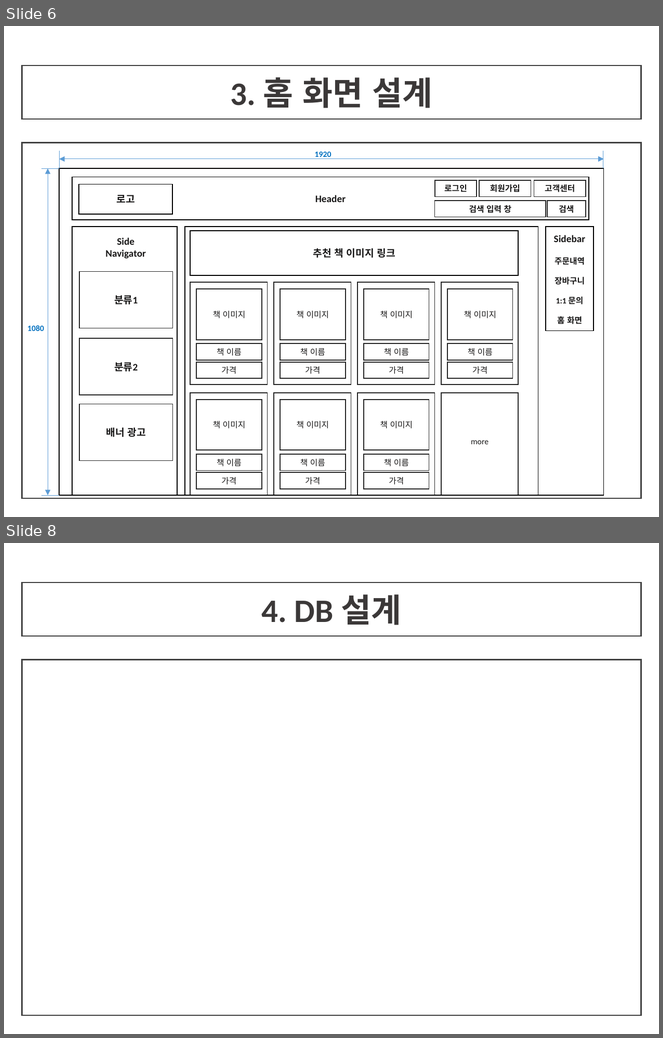
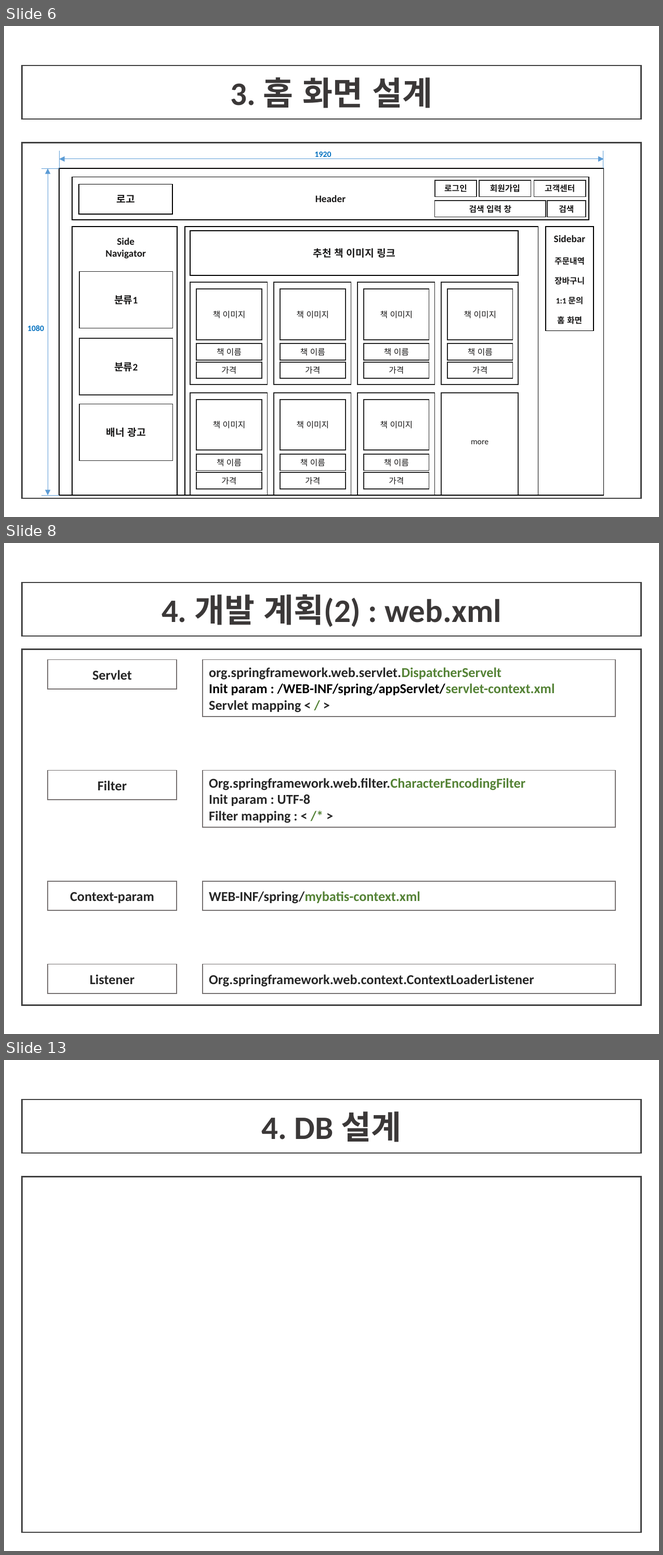
Before and after one commit to himediaai/DongGyun, a slide deck: 기획안.pptx. Shown one above the other, each under a label of ours: slides 6 and 8 before the commit, slides 6, 8 and 13 after it; the slides between them are not shown. The pictures are 663x1038 and 663x1555 pixels, drawn with LibreOffice and Linux fonts; fonts in the diff are those of the drawing. Boxes give left, top, right and bottom in pixels: in the first picture for what was removed or moved away, otherwise in the second. Text is boxed around its words. In the diff, an @@ line names an element or a change of style, - is before the commit and + after.

```diff
--- a/기획안.pptx
+++ b/기획안.pptx
@@ slide 8 added at [4,543,659,1034], background #FFFFFF @@
@@ rectangle added at [22,583,641,636], outline #404040 1.5 pt, 36 pt, text #3B3838, bold @@
+4. 개발 계획(2) : web.xml
@@ rectangle added at [22,649,641,1005], outline #404040 1.5 pt @@
@@ rectangle added at [48,659,177,689], outline #767171 1 pt, 15 pt, text #262626, bold @@
+Servlet
@@ rectangle added at [203,659,616,717], outline #767171 1 pt, 15 pt, text #262626, bold @@
+org.springframework.web.servlet.DispatcherServelt
+Init param : /WEB-INF/spring/appServlet/servlet-context.xml
+Servlet mapping < / >
@@ rectangle added at [48,770,177,800], outline #767171 1 pt, 15 pt, text #262626, bold @@
+Filter
@@ rectangle added at [203,770,616,827], outline #767171 1 pt, 15 pt, text #262626, bold @@
+Org.springframework.web.filter.CharacterEncodingFilter
+Init param : UTF-8
+Filter mapping : < /* >
@@ rectangle added at [48,881,177,911], outline #767171 1 pt, 15 pt, text #262626, bold @@
+Context-param
@@ rectangle added at [203,881,616,911], outline #767171 1 pt, 15 pt, text #548235, bold @@
+WEB-INF/spring/mybatis-context.xml
@@ rectangle added at [48,964,177,994], outline #767171 1 pt, 15 pt, text #262626, bold @@
+Listener
@@ rectangle added at [203,964,616,994], outline #767171 1 pt, 15 pt, text #262626, bold @@
+Org.springframework.web.context.ContextLoaderListener
@@ what was slide 8 is now slide 13 @@
```
Also in this commit, not shown: 2 slides changed, 4 other slides added.
